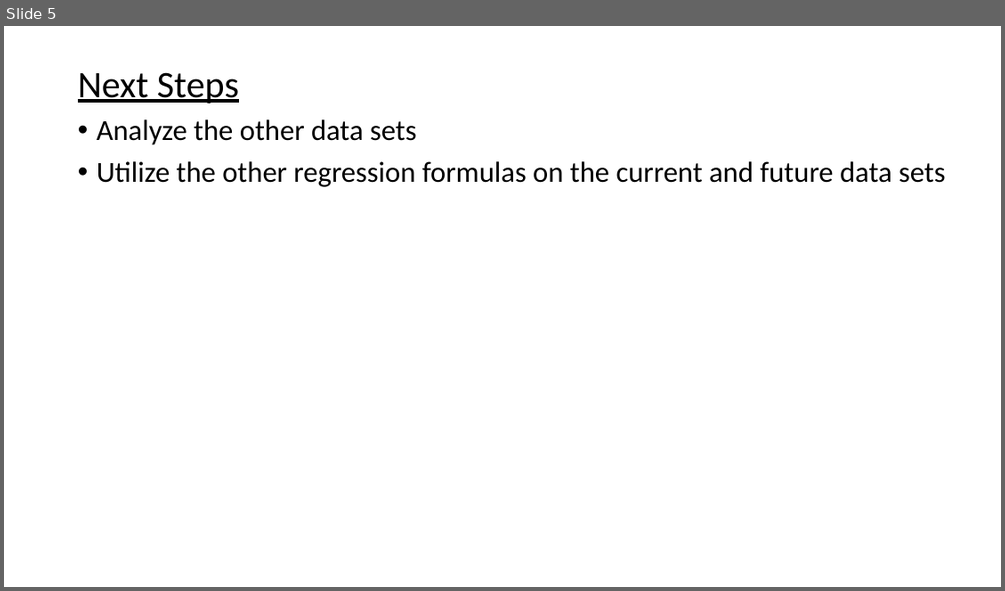
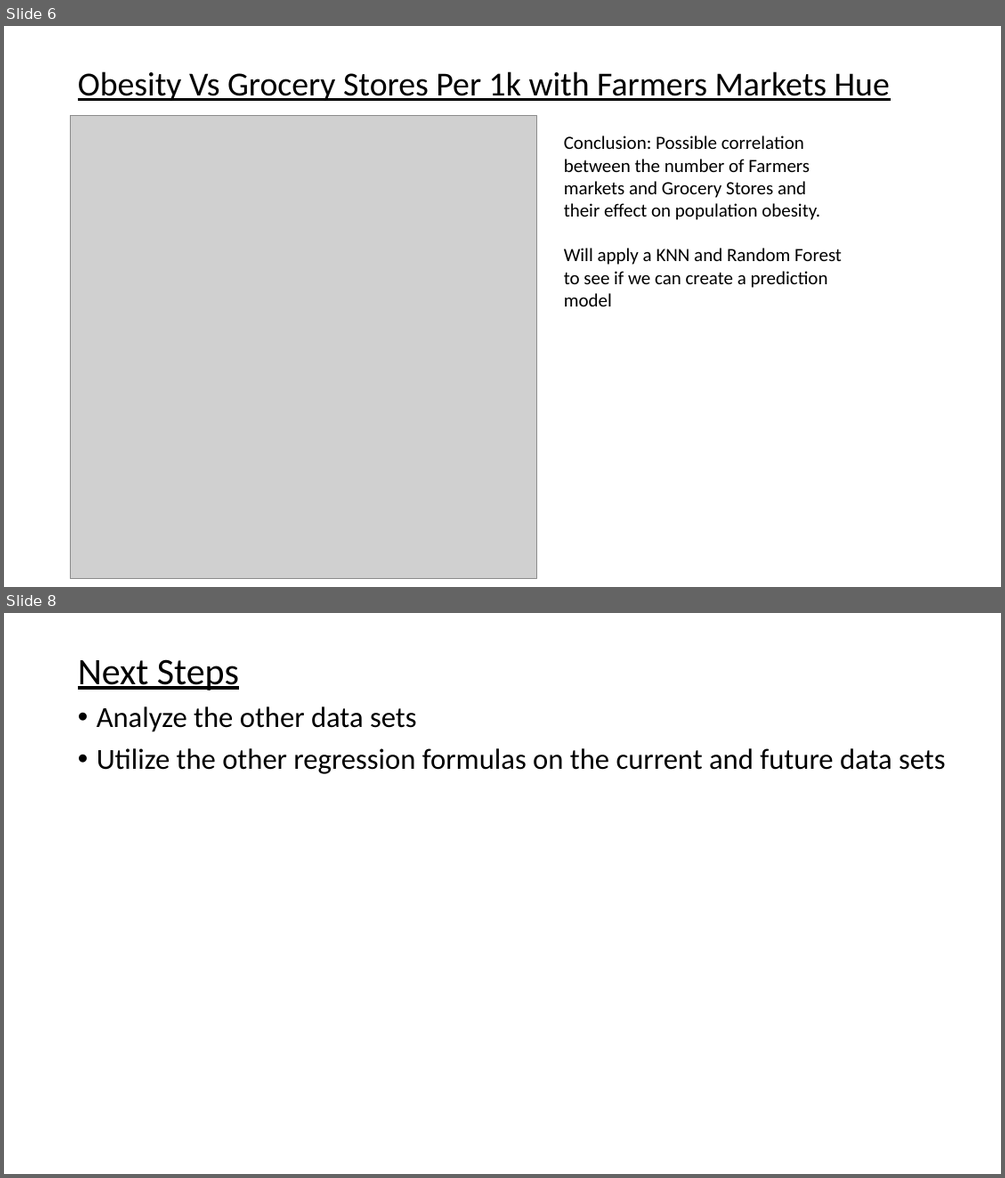
Before and after one commit to ahellman21/ASH, a slide deck: Presentation1.pptx. Shown one above the other, each under a label of ours: slide 5 before the commit, slides 6 and 8 after it; the slides between them are not shown. The pictures are 1005x591 and 1005x1178 pixels, drawn with LibreOffice and Linux fonts; fonts in the diff are those of the drawing; grey boxes stand for pictures. Boxes give left, top, right and bottom in pixels: in the first picture for what was removed or moved away, otherwise in the second. Text is boxed around its words. In the diff, an @@ line names an element or a change of style, - is before the commit and + after.

```diff
--- a/Presentation1.pptx
+++ b/Presentation1.pptx
@@ slide 6 added at [4,26,1001,587], background #FFFFFF @@
@@ title added at [78,71,890,101], 32.4 pt, text #000000, underline @@
+Obesity Vs Grocery Stores Per 1k with Farmers Markets Hue
@@ picture added at [71,116,537,579] @@
@@ text added at [564,135,841,306], 18 pt, text #000000 @@
+Conclusion: Possible correlation between the number of Farmers markets and Grocery Stores and their effect on population obesity.
+Will apply a KNN and Random Forest to see if we can create a prediction model
@@ what was slide 5 is now slide 8 @@
```
Also in this commit, not shown: 1 slide changed, 2 other slides added.
